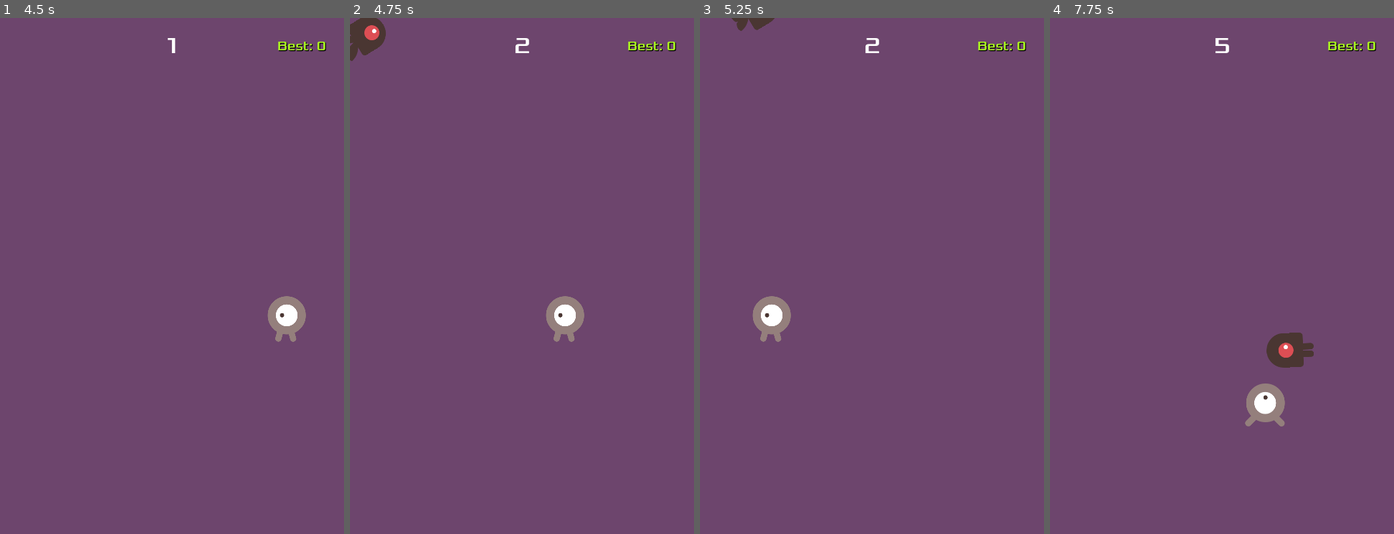
Above: before the commit, frames 1-4 (left to right).
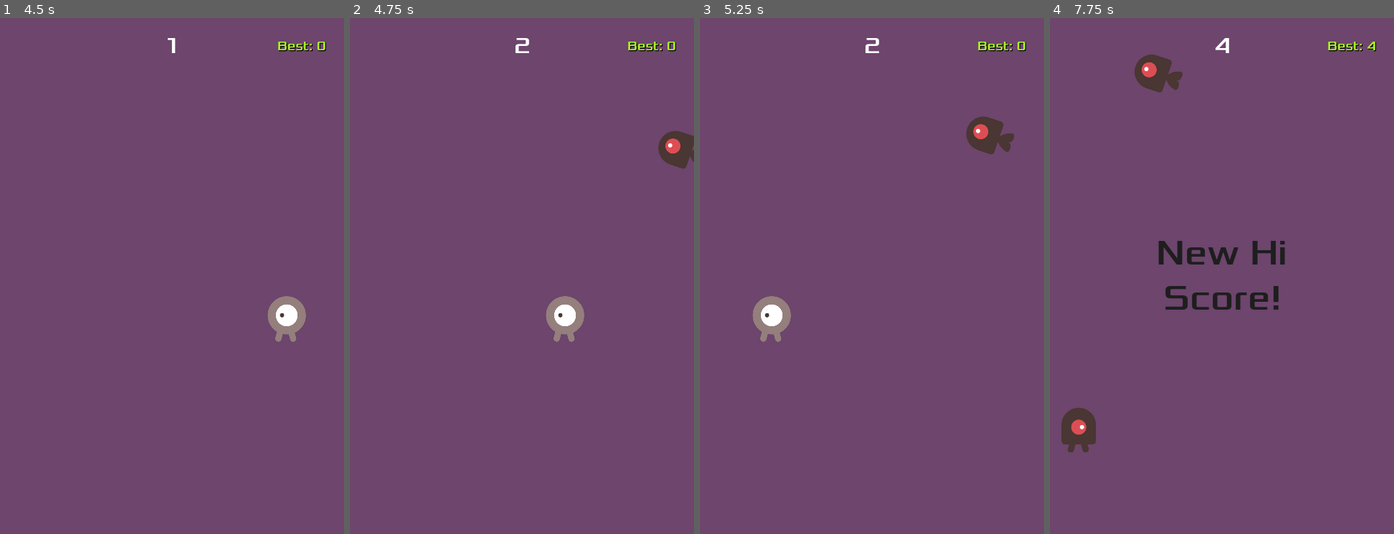
Above: after the commit, the same moments.

Repository: ProjectEdwin/dodge-the-creeps
Game: Godot game, scene res://main.tscn
Same seed, same stepped clock (60 frames per second), same inputs: the game is played once before the commit and once after it.
Inputs:
- Up to frame 1 (4.5 s): click "Start" at 0.5 s; tap Enter at 1.25 s; hold D (move_right) 1.28-2.03 s; hold Down (move_down) 2.03-2.78 s; hold D (move_right) 2.78-3.53 s; tap Space at 3.5 s; hold Up (move_up) 3.53-4.28 s; hold Left (move_left) from 4.28 s (still down)
- Up to frame 2 (4.75 s): keep holding Left (move_left)
- Up to frame 3 (5.25 s): keep holding Left (move_left)
- Up to frame 4 (7.75 s): release Left (move_left) at 5.78 s; hold Down (move_down) 5.78-6.53 s; hold D (move_right) 6.53-7.28 s; hold Up (move_up) from 7.28 s (still down)

Frame 1 is identical in both runs. In frame 2, 1.2% of the frame differs, in the area x 0-100%, y 0-30%; in frame 3, 0.9%; in frame 4, 4.2%, in the area x 3-95%, y 3-85%.

Commit message:
Different Mob Sizes
Gradually introduces various mob sizes over time.

Diff:
--- a/main.gd
+++ b/main.gd
@@ -6,7 +6,6 @@
 
 var score
 var hi_score = 0
-var velocity
 
 
 func _ready():
@@ -15,7 +14,7 @@
 
 
 func new_game():
-	score = 0
+	score = 0 #TODO: Dont forget to set this to 0
 	$Player.start($StartPosition.position)
 	$MobTimer.wait_time = 2.0
 	$StartTimer.start()
@@ -25,20 +24,38 @@
 	$Music.play()
 
 
-func set_mob_velocity():
+func mob_accelerator():
 	var multiplier = score * 2
-	velocity = Vector2(randf_range(100.0 + multiplier, 150.0 + multiplier), 0.0)
-	print(velocity)
+	return Vector2(randf_range(100.0 + multiplier, 150.0 + multiplier), 0.0)
 
 
 func set_mob_frequency():
 	#decrease the MobTimer every 5 points
 	if score % 5 == 0:
 		$MobTimer.wait_time -= 0.1
-	print($MobTimer.wait_time)
+
+
+func mob_sizer():
+	var sizes = ["S", "M", "L", "XL"]
+	if score < 50:
+		return "M"
+
+	elif score < 70:
+		return sizes[randi() % 2]
+
+	elif score < 100:
+		return sizes[randi() % 3]
+
+	else:
+		return sizes[randi() % 4]
 
 
 func _on_mob_timer_timeout():
+	create_mob()
+
+
+func create_mob():
+
 	# Create a new instance of the Mob scene.
 	var mob = mob_scene.instantiate()
 
@@ -57,8 +74,16 @@
 	mob.rotation = direction
 
 	# Choose the velocity for the mob.
-	set_mob_velocity()
+	var velocity = mob_accelerator()
 	mob.linear_velocity = velocity.rotated(direction)
+
+	#set the size of the mob
+	var mob_size = mob_sizer()
+	mob.set_mob_size(mob_size)
+
+	#set the mob sound based on size
+	var mob_pitch = {"S":3.0, "M":2.0, "L":1.0, "XL":0.5}
+	$MobSound.pitch_scale = mob_pitch[mob_size]
 
 	# Spawn the mob by adding it to the Main scene.
 	add_child(mob)
--- a/mob.gd
+++ b/mob.gd
@@ -1,12 +1,29 @@
 extends RigidBody2D
-
 
 # Called when the node enters the scene tree for the first time.
 func _ready() -> void:
+	pass
+
+func set_mob_size(size):
+	if size == "S":
+		$AnimatedSprite2D.scale = Vector2(0.25, 0.25)
+		$CollisionShape2D.scale = Vector2(0.4, 0.4)
+
+	elif size == "M":
+		$AnimatedSprite2D.scale = Vector2(0.5, 0.5)
+		$CollisionShape2D.scale = Vector2(1.0, 1.0)
+
+	elif size == "L":
+		$AnimatedSprite2D.scale = Vector2(1.0, 1.0)
+		$CollisionShape2D.scale = Vector2(1.6, 1.6)
+
+	else:
+		$AnimatedSprite2D.scale = Vector2(1.75, 1.75)
+		$CollisionShape2D.scale = Vector2(2.5, 2.5)
+
 	var mob_types = Array($AnimatedSprite2D.sprite_frames.get_animation_names())
 	$AnimatedSprite2D.animation = mob_types.pick_random()
 	$AnimatedSprite2D.play()
 
-
 func _on_visible_on_screen_enabler_2d_screen_exited() -> void:
 	queue_free()
--- a/mob.tscn
+++ b/mob.tscn
@@ -19,7 +19,7 @@
 }],
 "loop": true,
 "name": &"fly",
-"speed": 7.0
+"speed": 12.0
 }, {
 "frames": [{
 "duration": 1.0,
@@ -30,7 +30,7 @@
 }],
 "loop": true,
 "name": &"swim",
-"speed": 10.0
+"speed": 16.0
 }, {
 "frames": [{
 "duration": 1.0,
@@ -41,7 +41,7 @@
 }],
 "loop": true,
 "name": &"walk",
-"speed": 5.0
+"speed": 12.0
 }]
 
 [sub_resource type="CapsuleShape2D" id="CapsuleShape2D_jbnni"]
@@ -55,13 +55,12 @@
 metadata/_edit_group_ = true
 
 [node name="AnimatedSprite2D" type="AnimatedSprite2D" parent="." unique_id=1055437425]
-scale = Vector2(0.5, 0.5)
 sprite_frames = SubResource("SpriteFrames_pcqmr")
-animation = &"walk"
-frame_progress = 0.40800828
+animation = &"fly"
 
 [node name="CollisionShape2D" type="CollisionShape2D" parent="." unique_id=702328123]
 rotation = 1.5707964
+scale = Vector2(1.6, 1.6)
 shape = SubResource("CapsuleShape2D_jbnni")
 
 [node name="VisibleOnScreenEnabler2D" type="VisibleOnScreenEnabler2D" parent="." unique_id=1485356224]
